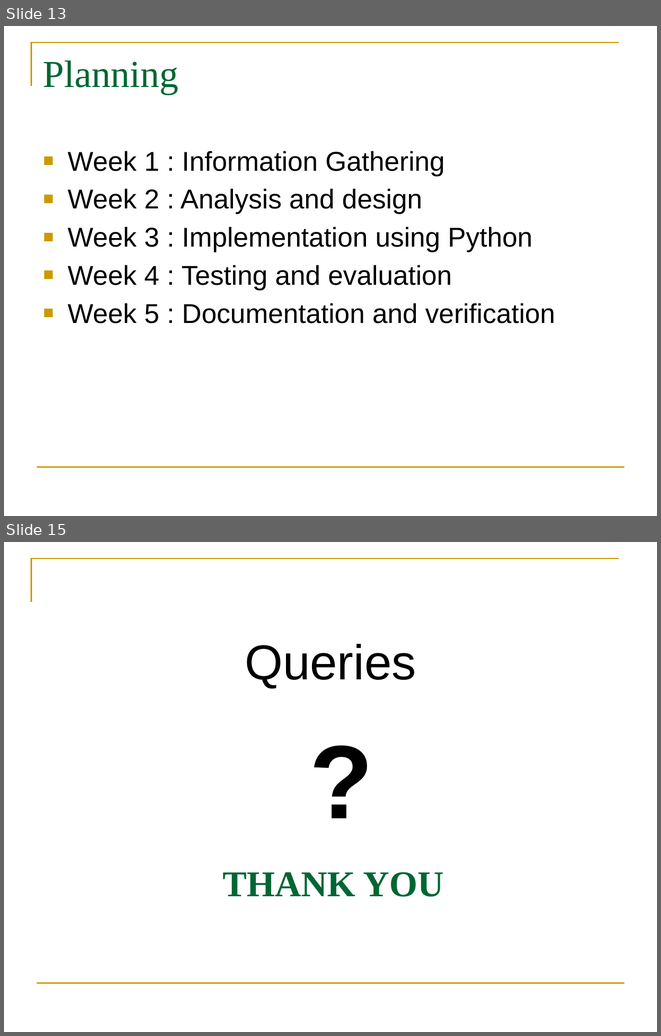
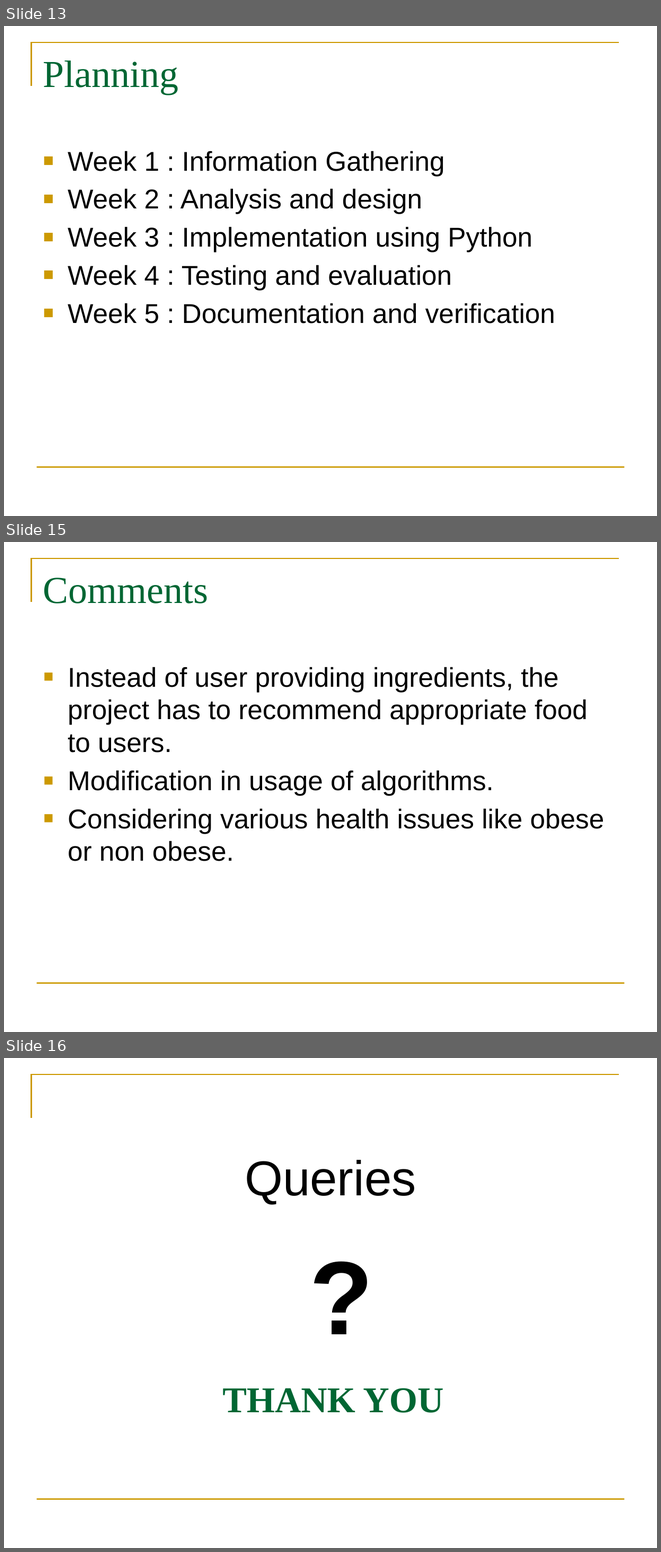
Before and after one commit to SR-SudhaRachana/project-Review-2, a slide deck: Abstract review -2 B8(1).pptx. Shown one above the other, each under a label of ours: slides 13 and 15 before the commit, slides 13, 15 and 16 after it; the slides between them are not shown. The pictures are 661x1036 and 661x1552 pixels, drawn with LibreOffice and Linux fonts; fonts in the diff are those of the drawing; background and template pictures are left out. Boxes give left, top, right and bottom in pixels: in the first picture for what was removed or moved away, otherwise in the second. Text is boxed around its words. In the diff, an @@ line names an element or a change of style, - is before the commit and + after.

```diff
--- a/Abstract review -2 B8(1).pptx
+++ b/Abstract review -2 B8(1).pptx
@@ slide 15 added at [4, 542, 657, 1032], background #FFFFFF; not listed: 2 template elements that a slide beside it also shows @@
@@ title added at [43, 578, 208, 603], 42 pt, text #006633 @@
+Comments
@@ text added at [68, 667, 604, 861], 30 pt, text #000000 @@
+▪ Instead of user providing ingredients, the project has to recommend appropriate food to users.
+▪ Modification in usage of algorithms.
+▪ Considering various health issues like obese or non obese.
@@ what was slide 15 is now slide 16 @@
```
Also in this commit, not shown: 1 slide changed.
